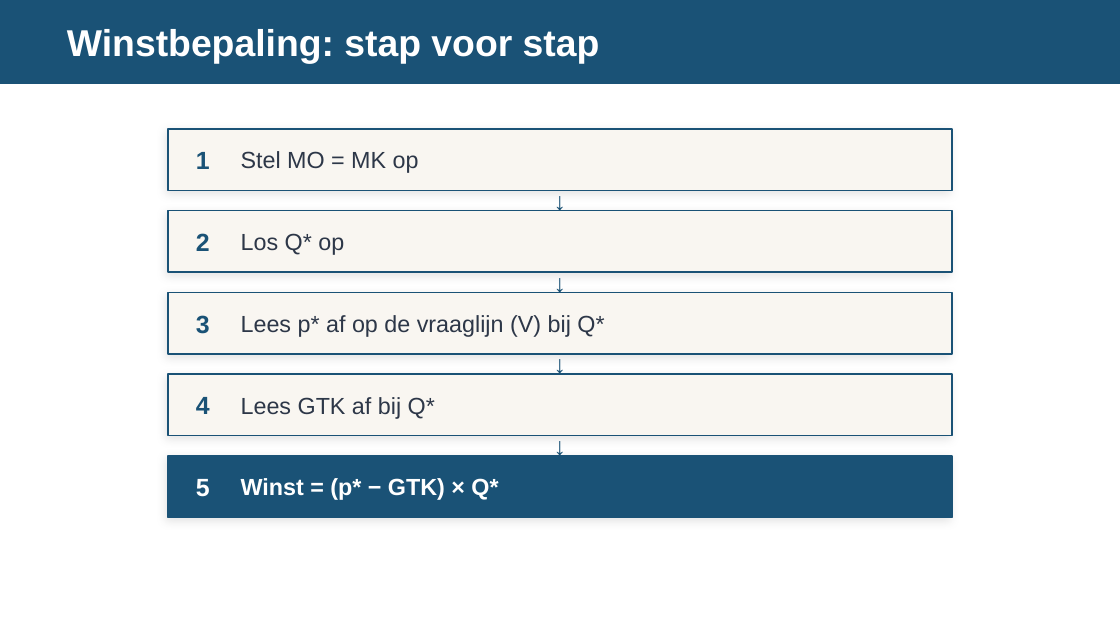
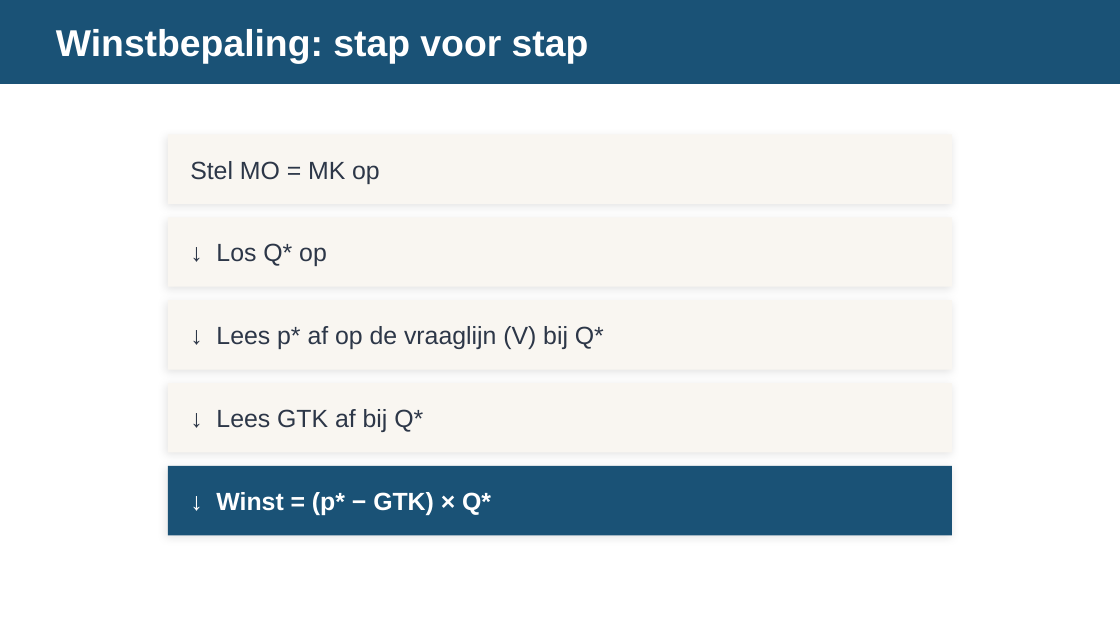
Before and after one commit to meijer1973/economie-vwo4-m3, a slide deck: slide 7 of 3.2 Hoofdstuk 2 - Marktvormen en hun marktevenwicht/3.2.5 Paragraaf 5 - Monopolistische concurrentie/2. Leren/3.2.5 Monopolistische concurrentie – presentatie.pptx (slide 6 before the commit). Drawn at 1120x630 pixels with LibreOffice and Linux fonts; fonts in the diff are those of the drawing. Boxes give left, top, right and bottom in pixels: in the first picture for what was removed or moved away, otherwise in the second. Text is boxed around its words. In the diff, an @@ line names an element or a change of style, - is before the commit and + after.

```diff
--- a/3.2 Hoofdstuk 2 - Marktvormen en hun marktevenwicht/3.2.5 Paragraaf 5 - Monopolistische concurrentie/2. Leren/3.2.5 Monopolistische concurrentie – presentatie.pptx
+++ b/3.2 Hoofdstuk 2 - Marktvormen en hun marktevenwicht/3.2.5 Paragraaf 5 - Monopolistische concurrentie/2. Leren/3.2.5 Monopolistische concurrentie – presentatie.pptx
@@ text "Winstbepaling: stap voor stap": place and size @@
-text "Winstbepaling: stap voor stap" at (67,29,600,64)
+text "Winstbepaling: stap voor stap" at (56,29,589,64)
@@ rectangle: place and size @@
-rectangle at (168,129,952,190)
+rectangle at (168,134,952,204)
@@ text "Stel MO = MK op": place and size @@
-text "Stel MO = MK op" at (241,151,419,173)
+text "Stel MO = MK op" at (190,161,380,184)
@@ text "Stel MO = MK op" at (190,161,380,184): size 15 to 16 pt @@
@@ text removed at (196,152,210,169) @@
-1
@@ text removed at (168,190,952,211) @@
-↓
@@ rectangle: place and size @@
-rectangle at (168,211,952,272)
+rectangle at (168,217,952,287)
@@ text removed at (196,233,210,251) @@
-2
@@ text at (216,243,327,266): text changed; size 15 to 16 pt @@
-Los Q* op
+↓ Los Q* op
@@ text removed at (168,272,952,292) @@
-↓
@@ rectangle: place and size @@
-rectangle at (168,292,952,354)
+rectangle at (168,300,952,370)
@@ text removed at (196,315,210,334) @@
-3
@@ text at (216,326,604,349): text changed; size 15 to 16 pt @@
-Lees p* af op de vraaglijn (V) bij Q*
+↓ Lees p* af op de vraaglijn (V) bij Q*
@@ text removed at (168,354,952,374) @@
-↓
@@ rectangle: place and size @@
-rectangle at (168,374,952,436)
+rectangle at (168,383,952,452)
@@ text removed at (196,397,210,414) @@
-4
@@ text at (216,409,423,432): text changed; size 15 to 16 pt @@
-Lees GTK af bij Q*
+↓ Lees GTK af bij Q*
@@ text removed at (168,436,952,456) @@
-↓
@@ outline #1A5276 1 pt to none; proportions changed in 5 elements at (168,134,952,204), (168,217,952,287), (168,300,952,370), (168,383,952,452), (168,466,952,535) @@
@@ rectangle: place and size @@
-rectangle at (168,456,952,517)
+rectangle at (168,466,952,535)
@@ text removed at (196,479,210,497) @@
-5
@@ text at (216,492,491,515): text changed; size 15 to 16 pt @@
-Winst = (p* − GTK) × Q*
+↓ Winst = (p* − GTK) × Q*
```
Also in this commit, not shown: 11 other slides changed, 1 slide added.
